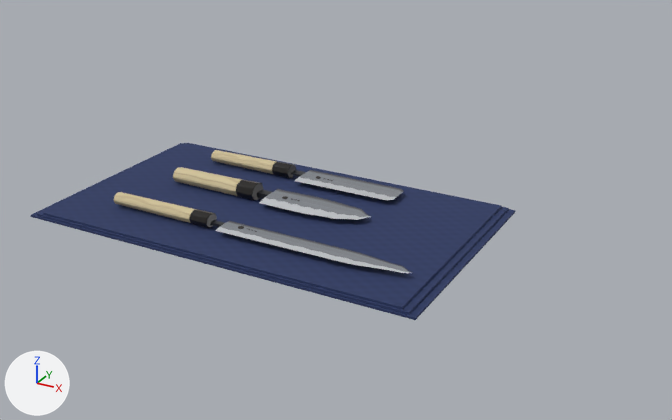
An edit to the Blender file blender/knives.blend, drawn before and after from the same camera.
The view is the same before and after, from a 50 mm camera at (0.688, -1.052, 0.561) aimed at (0.1, 0.017, 0.026). The axes (+X, +Y, +Z) are drawn at lower left. The lights are the same throughout. The older version comes first.

The first picture shows 'KnifeCloth0', 'KnifeCloth1', 'KnifeCloth2', 'KnifeDeba', 'KnifeDebaHandle', 'KnifeNakiri', 'KnifeNakiriHandle', 'KnifeYanagiba', 'KnifeYanagibaHandle', 'KnifeYanagibaHandleFerrule', 'KnifeYanagibaNeck' and 4 more.
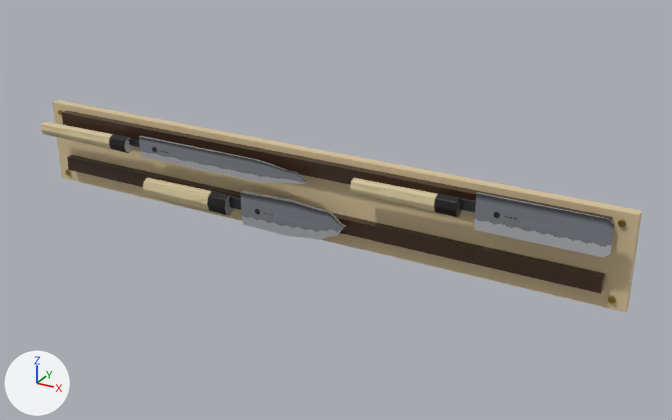
Where the newer file only moved an object's origin or applied its transform, the numbers keep the older frame.

What differs and where, as boxes (x1, y1, x2, y2) in the pictures (672 x 420 px):
'KnifeCloth2', deleted
    before: (43, 143, 502, 309)
'KnifeBoard', added (beige)
    after: (52, 100, 642, 312)
'KnifeBar1', added
    after: (67, 155, 605, 294)
'KnifeNakiri', moved, turned
    before: (295, 170, 404, 200)
    after: (474, 192, 614, 257)
'KnifeBar0', added
    after: (62, 111, 613, 222)
'KnifeYanagiba', moved, turned
    before: (215, 221, 412, 273)
    after: (139, 136, 308, 184)
'KnifeDeba', moved, turned
    before: (259, 189, 371, 220)
    after: (240, 190, 346, 240)
'KnifeCloth0', deleted
    before: (31, 143, 515, 320)
'KnifeCloth1', deleted
    before: (37, 143, 509, 315)
'KnifeYanagibaHandle', moved, turned
    before: (114, 192, 197, 223)
    after: (41, 121, 113, 149)
'KnifeYanagibaHandleFerrule', moved, turned
    before: (189, 210, 217, 228)
    after: (109, 134, 133, 153)
'KnifeYanagibaNeck', moved
    before: (210, 220, 224, 227)
    after: (129, 139, 140, 147)
'KnifeScrew.003', added
    after: (618, 219, 626, 227)
'KnifeScrew.002', added
    after: (608, 296, 616, 303)

What changed in the scene script:
```text
Change me_knifeyanagiba:
    used by ob_knifeyanagiba; parent = ob_knifeset; location = (-0.02, 0.0, 0.006)
    remove me_knifeyanagiba.from_pydata(...)  # 294 vertices, 292 faces; spans x 0.0..0.29, y -0.11..-0.077, z 0.01..0.014
    add me_knifeyanagiba.from_pydata(...)  # 294 vertices, 292 faces; spans x -0.18..0.11, y -0.044..-0.04, z 0.066..0.099
    me_knifeyanagiba part 1: the whole mesh is turned 90 degrees about the x axis through its middle, then moved by (-0.18, 0.052, 0.07)
Change me_knifenakiri:
    used by ob_knifenakiri; parent = ob_knifeset; location = (-0.02, 0.0, 0.006)
    remove me_knifenakiri.from_pydata(...)  # 294 vertices, 292 faces; spans x 0.0..0.168, y 0.1..0.15, z 0.01..0.014
    add me_knifenakiri.from_pydata(...)  # 294 vertices, 292 faces; spans x 0.35..0.518, y -0.044..-0.04, z 0.064..0.114
    me_knifenakiri part 2: the whole mesh is turned 90 degrees about the x axis through its middle, then moved by (0.35, -0.167, 0.077)
Change ob_knifeyanagibaneck:
    ob_knifeyanagibaneck.location: (-0.032, -0.0895, 0.018) -> (-0.212, -0.042, 0.0925)
Change ob_knifeyanagibahandle:
    ob_knifeyanagibahandle.location: (-0.14, -0.09, 0.0211) -> (-0.32, -0.0451, 0.088)
    ob_knifeyanagibahandle.rotation_euler: (0.0, 1.571, 0.0) -> (1.571, 0.0, 1.571)  # degrees (0, 90, 0) -> degrees (90, 0, 90)
Change ob_knifeyanagibahandleferrule:
    ob_knifeyanagibahandleferrule.location: (-0.055, -0.09, 0.0211) -> (-0.235, -0.0451, 0.088)
    ob_knifeyanagibahandleferrule.rotation_euler: (0.0, 1.571, 0.0) -> (1.571, 0.0, 1.571)  # degrees (0, 90, 0) -> degrees (90, 0, 90)
Change ob_knifedeba:
    ob_knifedeba.location: (-0.02, 0.0, 0.006) -> (-0.02, -0.03, 0.0)
    ob_knifedeba.rotation_euler: (0.0, 0.0, 0.0) -> (1.571, 0.0, 0.0)  # degrees (0, 0, 0) -> degrees (90, 0, 0)
Remove ob_knifecloth0:
    ob_knifecloth0 = bpy.data.objects.new('KnifeCloth0', me_cube_012)
Remove ob_knifecloth1:
    ob_knifecloth1 = bpy.data.objects.new('KnifeCloth1', me_cube_013)
Remove ob_knifecloth2:
    ob_knifecloth2 = bpy.data.objects.new('KnifeCloth2', me_cube_014)
Add ob_knifescrew_003:
    ob_knifescrew_003 = bpy.data.objects.new('KnifeScrew.003', me_cylinder_006)  # an 8-sided cylinder along z spanning x -0.0045..0.0045, y -0.0045..0.0045, z -0.002..0.002; in mat_knifescrew (orange #c9a24a)
    ob_knifescrew_003.parent = ob_knifeset
    ob_knifescrew_003.location = (0.502, -0.0155, 0.106)
    ob_knifescrew_003.rotation_euler = (1.571, 0.0, 0.0)  # degrees (90, 0, 0)
Add ob_knifescrew_002:
    ob_knifescrew_002 = bpy.data.objects.new('KnifeScrew.002', me_cylinder_006.copy())
    ob_knifescrew_002.parent = ob_knifeset
    ob_knifescrew_002.location = (0.502, -0.0155, 0.004)
    ob_knifescrew_002.rotation_euler = (1.571, 0.0, 0.0)  # degrees (90, 0, 0)
Add ob_knifebar1:
    ob_knifebar1 = bpy.data.objects.new('KnifeBar1', me_cube_014_1)  # 56 vertices, 54 faces; spans x -0.5..0.5, y -0.5..0.5, z -0.5..0.5; in mat_knifebar (brown #3a2618)
    ob_knifebar1.parent = ob_knifeset
    ob_knifebar1.location = (0.06, -0.02, 0.025)
    ob_knifebar1.scale = (0.86, 0.012, 0.022)
Add ob_knifebar0:
    ob_knifebar0 = bpy.data.objects.new('KnifeBar0', me_cube_013_1)  # 56 vertices, 54 faces; spans x -0.5..0.5, y -0.5..0.5, z -0.5..0.5; in mat_knifebar (brown #3a2618)
    ob_knifebar0.parent = ob_knifeset
    ob_knifebar0.location = (0.06, -0.02, 0.1)
    ob_knifebar0.scale = (0.86, 0.012, 0.022)
Add ob_knifeboard:
    ob_knifeboard = bpy.data.objects.new('KnifeBoard', me_cube_012_1)  # 56 vertices, 54 faces; spans x -0.5..0.5, y -0.5..0.5, z -0.5..0.5; in mat_knifeboard (beige #d9c39a)
    ob_knifeboard.parent = ob_knifeset
    ob_knifeboard.location = (0.06, -0.007, 0.055)
    ob_knifeboard.scale = (0.92, 0.014, 0.13)
```
